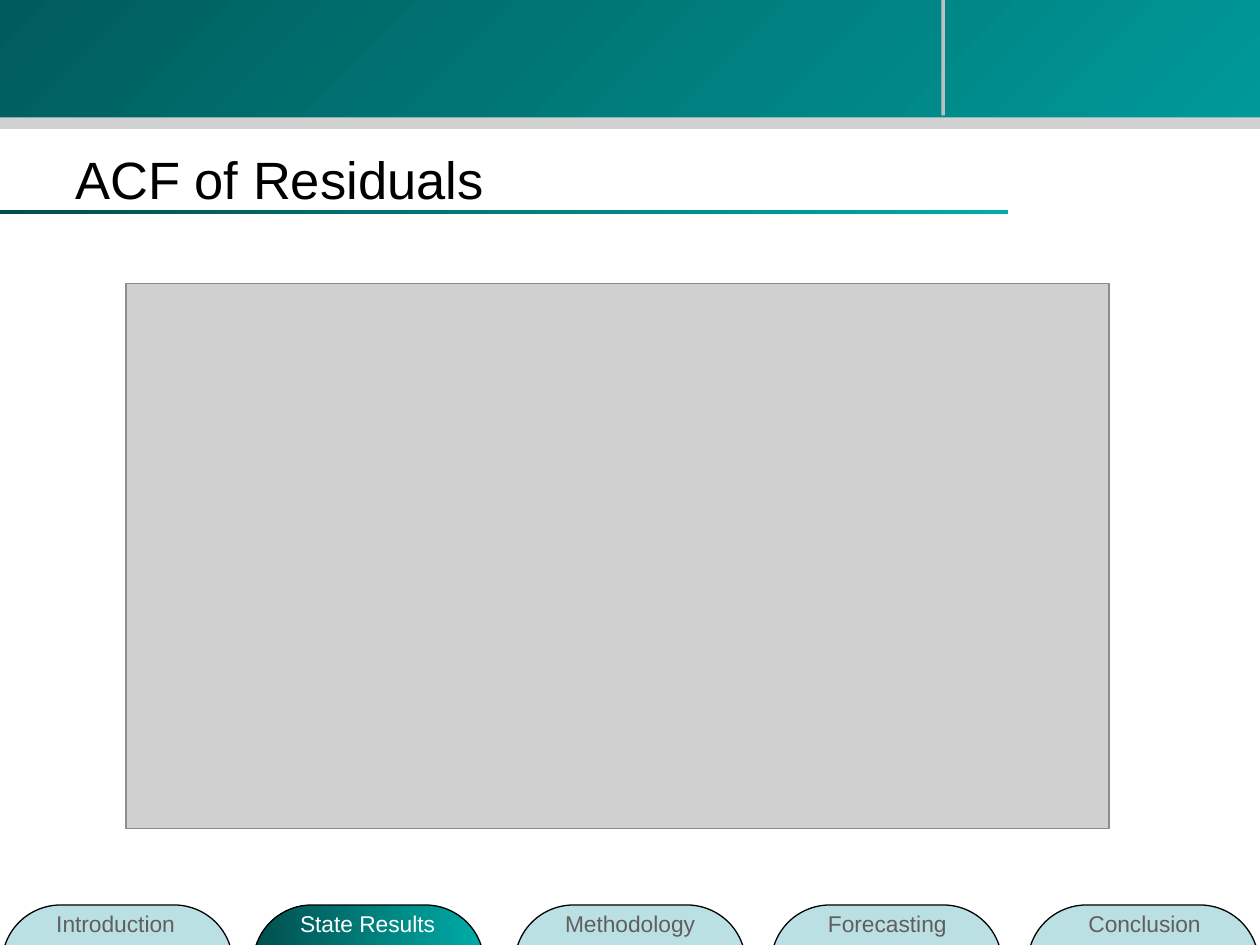
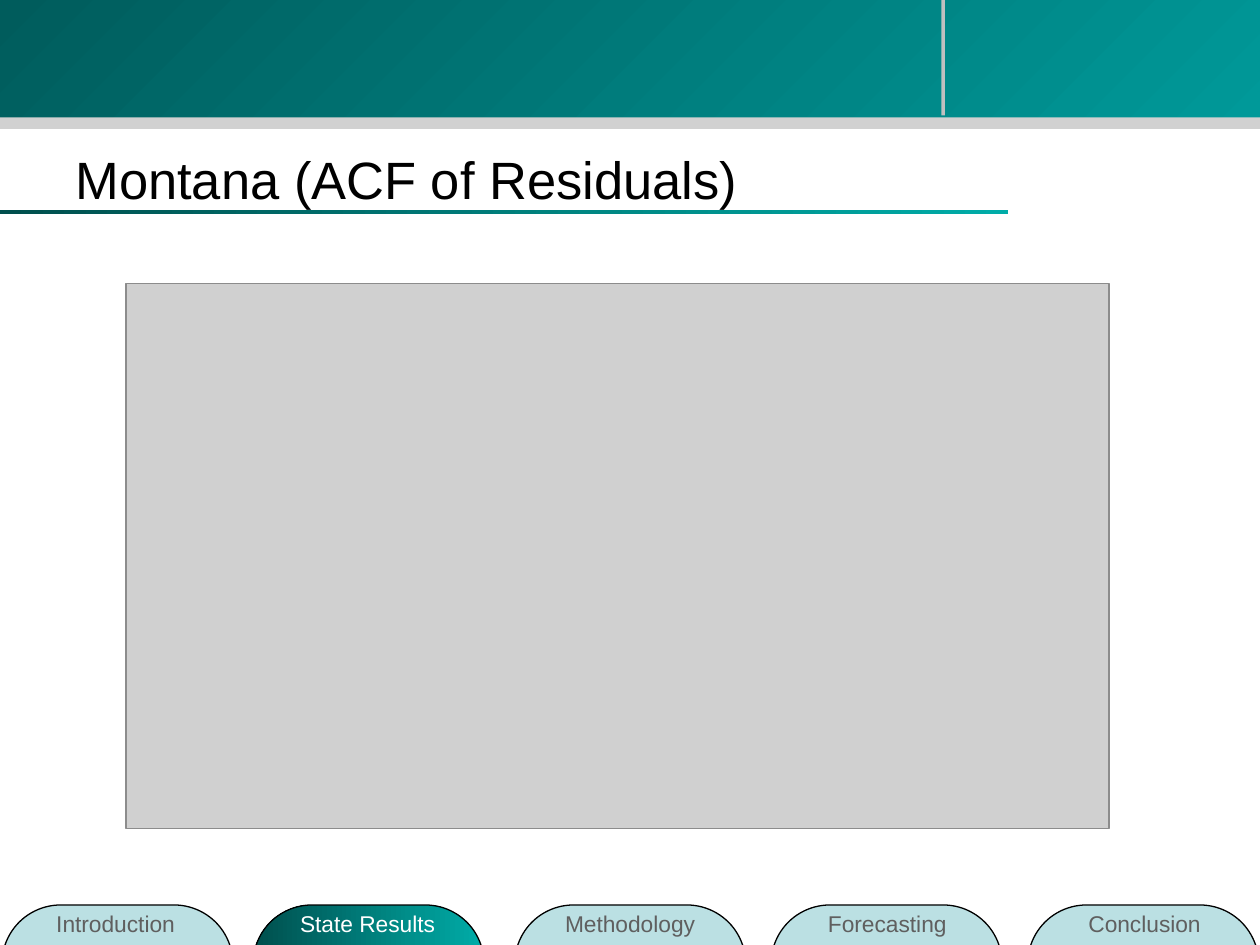
Before and after one commit to zhouzhenghui/svnrepository, a slide deck: slide 7 of SVNRepository/Presentation/mt.ppt (slide 4 before the commit). Drawn at 1260x945 pixels with LibreOffice and Linux fonts; fonts in the diff are those of the drawing; grey boxes stand for pictures; background and template pictures are left out. Boxes give left, top, right and bottom in pixels: in the first picture for what was removed or moved away, otherwise in the second. Text is boxed around its words. In the diff, an @@ line names an element or a change of style, - is before the commit and + after.

```diff
--- a/SVNRepository/Presentation/mt.ppt
+++ b/SVNRepository/Presentation/mt.ppt
@@ title at <box>75,161,737,210</box>: text changed @@
-ACF of Residuals
+Montana (ACF of Residuals)
```
Also in this commit, not shown: 1 other slide changed, 3 slides added.
